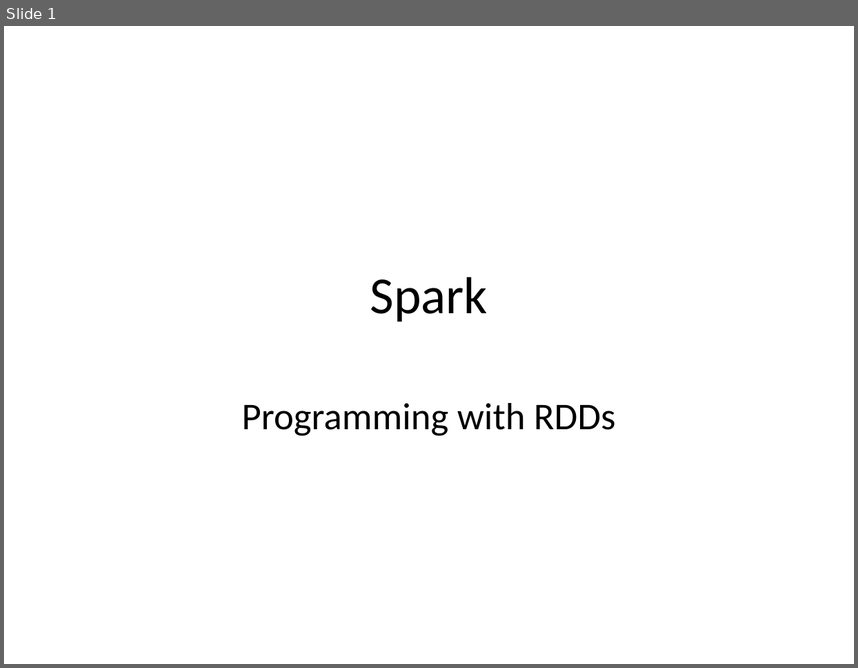
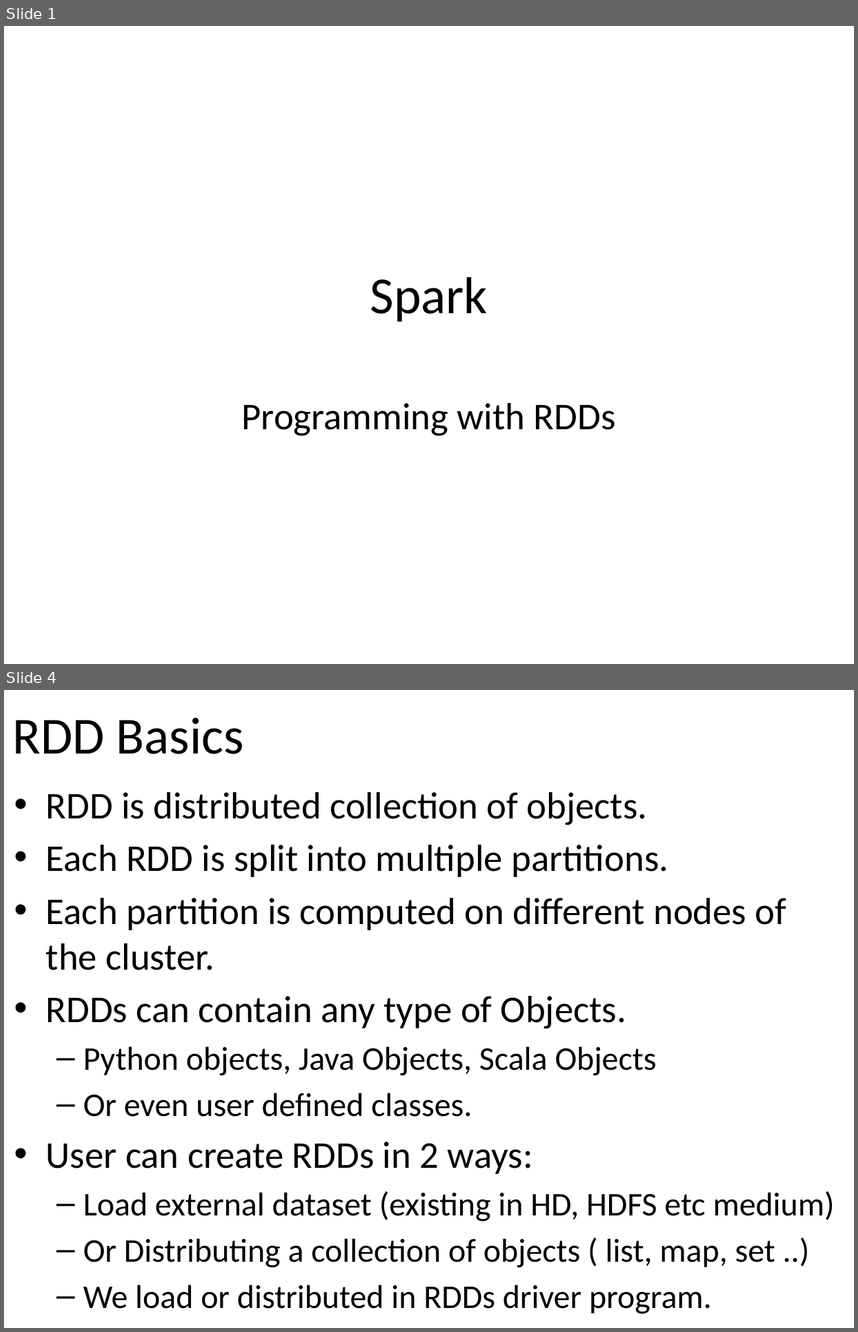
Before and after one commit to email2dorababu/SCALA_Reading, a slide deck: Spark_PPT/Spark_Learning_Spark_part2.pptx. Shown one above the other, each under a label of ours: slide 1 before the commit, slides 1 and 4 after it; the slides between them are not shown. The pictures are 858x668 and 858x1332 pixels, drawn with LibreOffice and Linux fonts; fonts in the diff are those of the drawing. Boxes give left, top, right and bottom in pixels: in the first picture for what was removed or moved away, otherwise in the second. Text is boxed around its words. In the diff, an @@ line names an element or a change of style, - is before the commit and + after.

```diff
--- a/Spark_PPT/Spark_Learning_Spark_part2.pptx
+++ b/Spark_PPT/Spark_Learning_Spark_part2.pptx
@@ slide 4 added at [4, 690, 854, 1328], background #FFFFFF @@
@@ title added at [12, 718, 244, 754], 44 pt, text #000000 @@
+RDD Basics
@@ text added at [46, 792, 835, 1314], 28 pt, text #000000 @@
+• RDD is distributed collection of objects.
+• Each RDD is split into multiple partitions.
+• Each partition is computed on different nodes of the cluster.
+• RDDs can contain any type of Objects.
+  – Python objects, Java Objects, Scala Objects
+  – Or even user defined classes.
+• User can create RDDs in 2 ways:
+  – Load external dataset (existing in HD, HDFS etc medium)
+  – Or Distributing a collection of objects ( list, map, set ..)
+  – We load or distributed in RDDs driver program.
```
Also in this commit, not shown: 3 other slides added, 1 slide removed, 2 other files.
